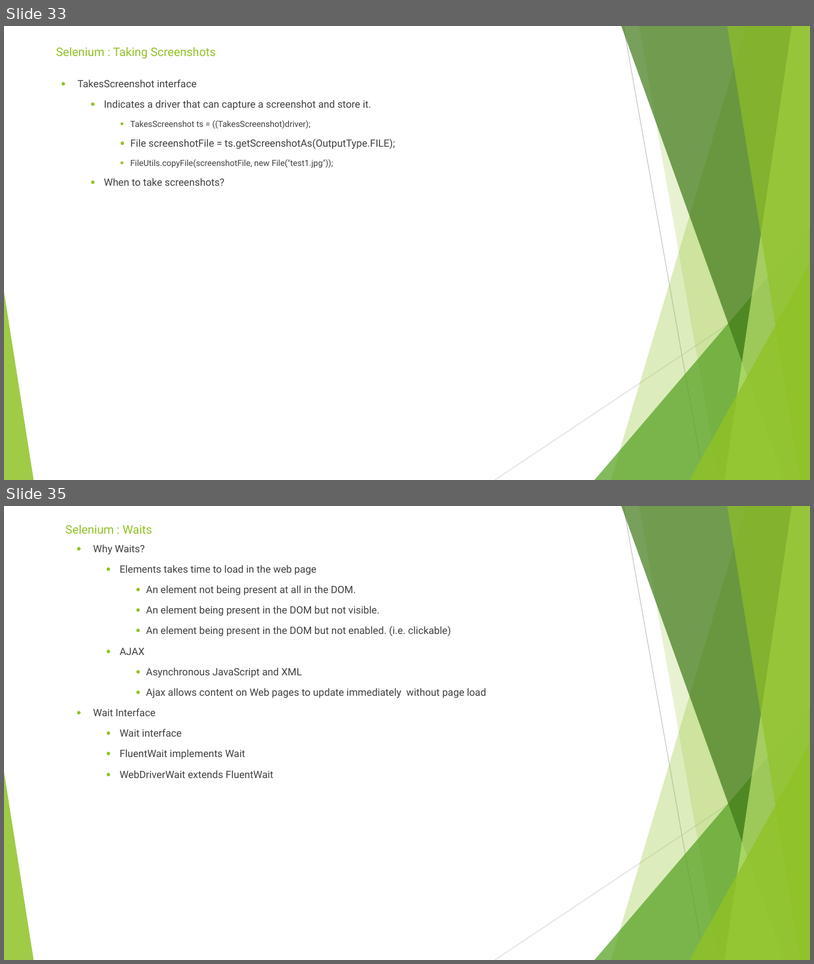
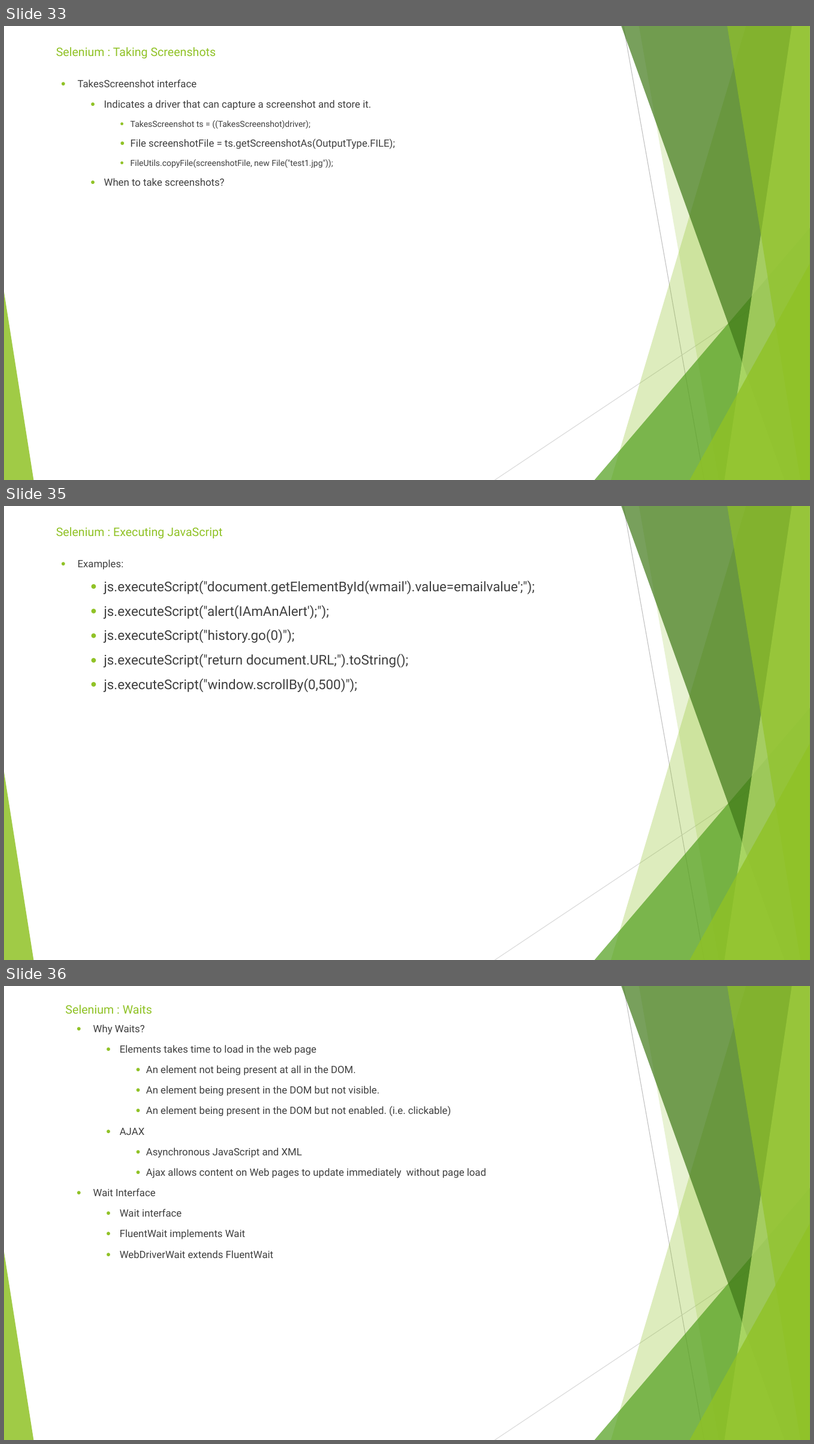
Before and after one commit to sidissir/mk-selenium-training, a slide deck: SeleniumPPT.pptx. Shown one above the other, each under a label of ours: slides 33 and 35 before the commit, slides 33, 35 and 36 after it; the slides between them are not shown. The pictures are 814x964 and 814x1444 pixels, drawn with LibreOffice and Linux fonts; fonts in the diff are those of the drawing. Boxes give left, top, right and bottom in pixels: in the first picture for what was removed or moved away, otherwise in the second. Text is boxed around its words. In the diff, an @@ line names an element or a change of style, - is before the commit and + after.

```diff
--- a/SeleniumPPT.pptx
+++ b/SeleniumPPT.pptx
@@ slide 35 added at (x1=4, y1=506, x2=810, y2=960), background #FFFFFF; not listed: 10 template elements that a slide beside it also shows @@
@@ title added at (x1=56, y1=527, x2=222, y2=538), 14 pt, text #90C226 @@
+Selenium : Executing JavaScript
@@ text added at (x1=78, y1=559, x2=535, y2=692), 16 pt, text #3F3F3F @@
+● Examples:
+  ● js.executeScript("document.getElementById(wmail').value=emailvalue';");
+  ● js.executeScript("alert(IAmAnAlert');");
+  ● js.executeScript("history.go(0)");
+  ● js.executeScript("return document.URL;").toString();
+  ● js.executeScript("window.scrollBy(0,500)");
@@ what was slide 35 is now slide 36 @@
```
Also in this commit, not shown: 2 slides changed, 2 other slides added, 1 slide removed, 6 other files.
